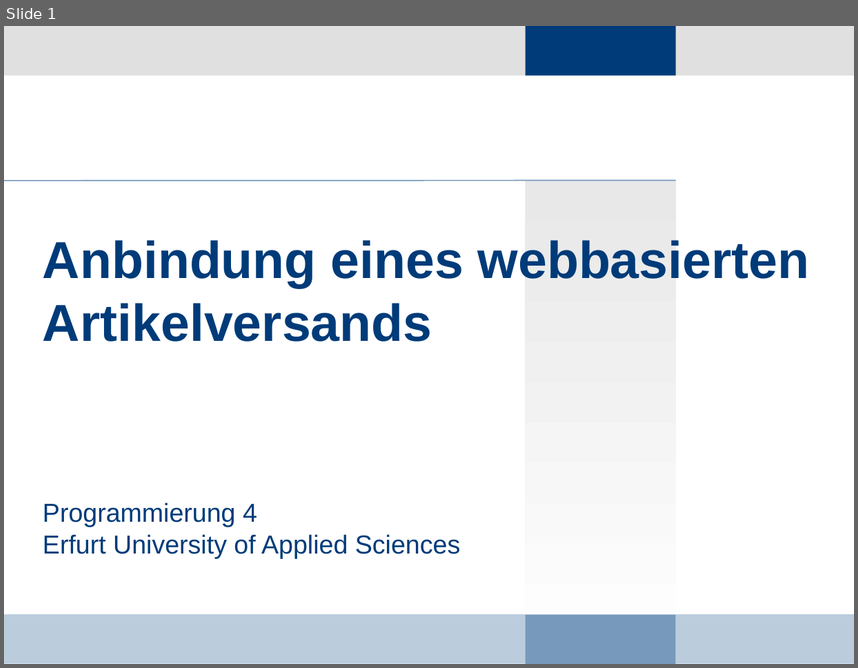
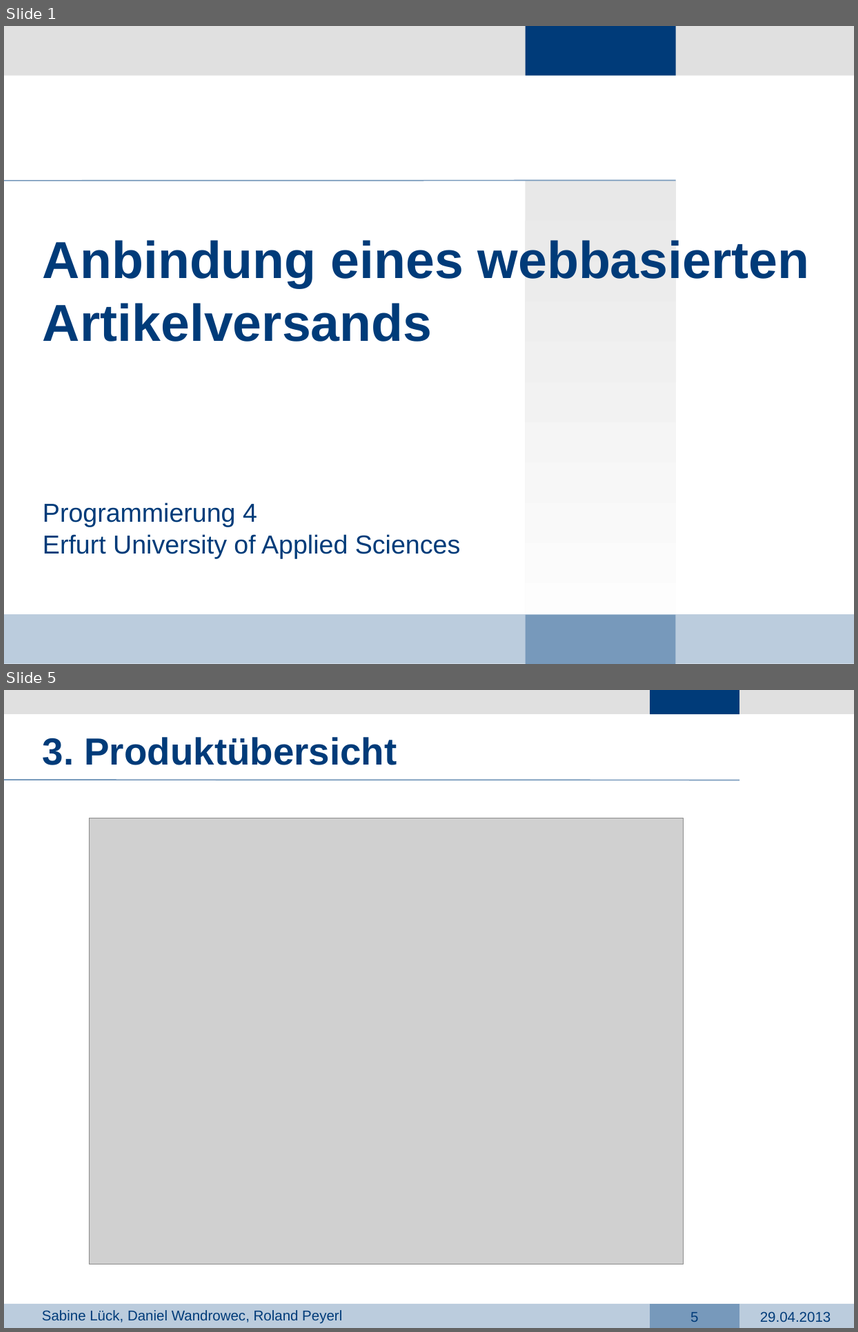
Before and after one commit to dark-saron/PRG4, a slide deck: Präsentation PRG4.pptx. Shown one above the other, each under a label of ours: slide 1 before the commit, slides 1 and 5 after it; the slides between them are not shown. The pictures are 858x668 and 858x1332 pixels, drawn with LibreOffice and Linux fonts; fonts in the diff are those of the drawing; grey boxes stand for pictures; background and template pictures are left out. Boxes give left, top, right and bottom in pixels: in the first picture for what was removed or moved away, otherwise in the second. Text is boxed around its words. In the diff, an @@ line names an element or a change of style, - is before the commit and + after.

```diff
--- a/Präsentation PRG4.pptx
+++ b/Präsentation PRG4.pptx
@@ slide 5 added at <box>4,690,854,1328</box>, background #FFFFFF @@
@@ rectangle added at <box>4,690,854,713</box>, fill #E0E0E0 @@
@@ rectangle added at <box>650,690,740,713</box>, fill #003B79 @@
@@ text added at <box>43,737,397,765</box>, 32 pt, text #003B79, bold @@
+3. Produktübersicht
@@ line added from (4, 780) to (740, 780), #7799BB 1 pt @@
@@ picture added at <box>89,818,683,1264</box> @@
@@ rectangle added at <box>4,1304,854,1328</box>, fill #BBCCDD @@
@@ text added at <box>42,1310,342,1323</box>, 12 pt, text #003B79 @@
+Sabine Lück, Daniel Wandrowec, Roland Peyerl
@@ rectangle added at <box>650,1304,740,1328</box>, fill #7799BB @@
@@ page number added at <box>691,1312,698,1321</box>, 12 pt, text #003B79 @@
+5
@@ text added at <box>760,1311,831,1321</box>, 12 pt, text #003B79 @@
+29.04.2013
```
Also in this commit, not shown: 3 slides changed, 9 other slides added, 5 other files.
